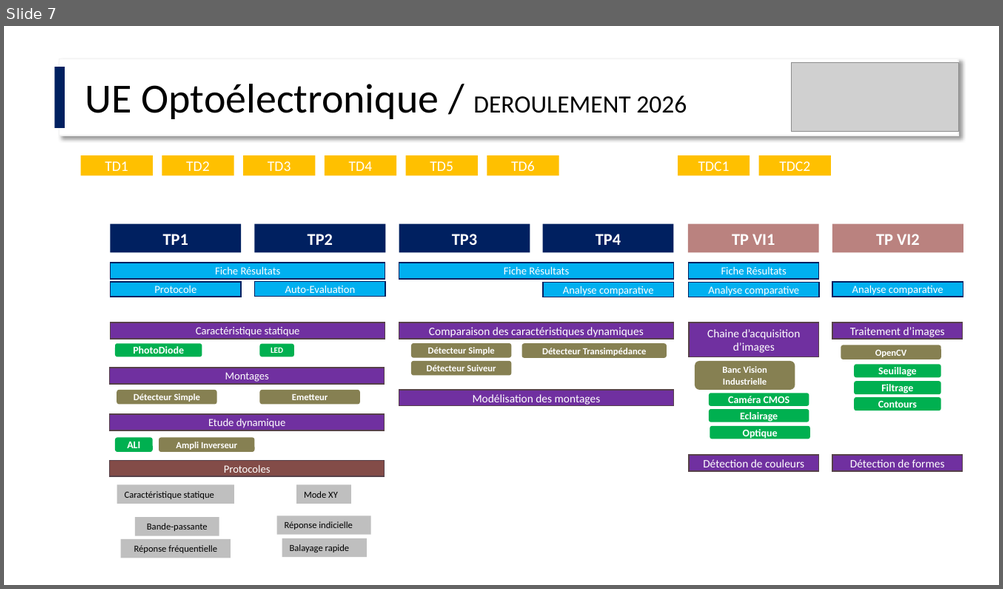
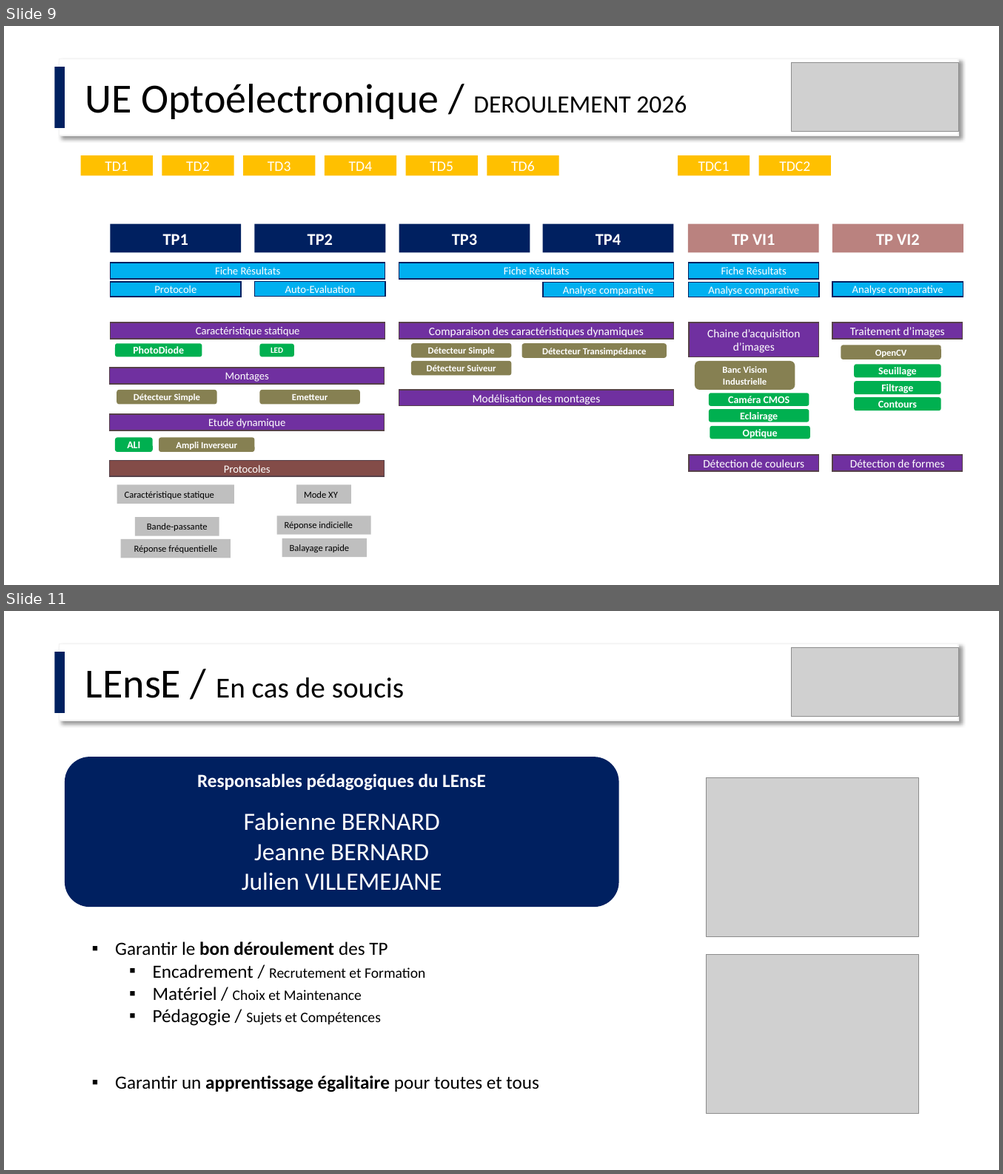
Before and after one commit to IOGS-Digital-Methods/semester-5, a slide deck: OptoElectronique/Cours/S5_Optoelectronique_2026_lite.pptx. Shown one above the other, each under a label of ours: slide 7 before the commit, slides 9 and 11 after it; the slides between them are not shown. The pictures are 1003x589 and 1003x1174 pixels, drawn with LibreOffice and Linux fonts; fonts in the diff are those of the drawing; grey boxes stand for pictures. Boxes give left, top, right and bottom in pixels: in the first picture for what was removed or moved away, otherwise in the second. Text is boxed around its words. In the diff, an @@ line names an element or a change of style, - is before the commit and + after.

```diff
--- a/OptoElectronique/Cours/S5_Optoelectronique_2026_lite.pptx
+++ b/OptoElectronique/Cours/S5_Optoelectronique_2026_lite.pptx
@@ slide 11 added at (4, 611, 999, 1170), background #FFFFFF @@
@@ rectangle added at (55, 652, 65, 713), fill #002060 @@
@@ rectangle added at (60, 644, 959, 721), fill #FFFFFF, outline #F2F2F2 1 pt @@
@@ picture added at (791, 648, 959, 717) @@
@@ text added at (85, 671, 404, 698), 28 pt, text #000000 @@
+LEnsE / En cas de soucis
@@ rounded rectangle added at (65, 758, 619, 907), fill #002060, 24 pt, text #FFFFFF @@
+Responsables pédagogiques du LEnsE
+Fabienne BERNARD
+Jeanne BERNARD
+Julien VILLEMEJANE
@@ picture added at (706, 778, 918, 937) @@
@@ text added at (115, 942, 425, 1026), 18 pt, text #000000 @@
+▪ Garantir le bon déroulement des TP
+  ▪ Encadrement / Recrutement et Formation
+  ▪ Matériel / Choix et Maintenance
+  ▪ Pédagogie / Sujets et Compétences
@@ picture added at (706, 955, 918, 1114) @@
@@ text added at (115, 1076, 539, 1093), 18 pt, text #000000 @@
+▪ Garantir un apprentissage égalitaire pour toutes et tous
@@ what was slide 7 is now slide 9 @@
```
Also in this commit, not shown: 2 slides changed, 3 other slides added, 2 other files.
